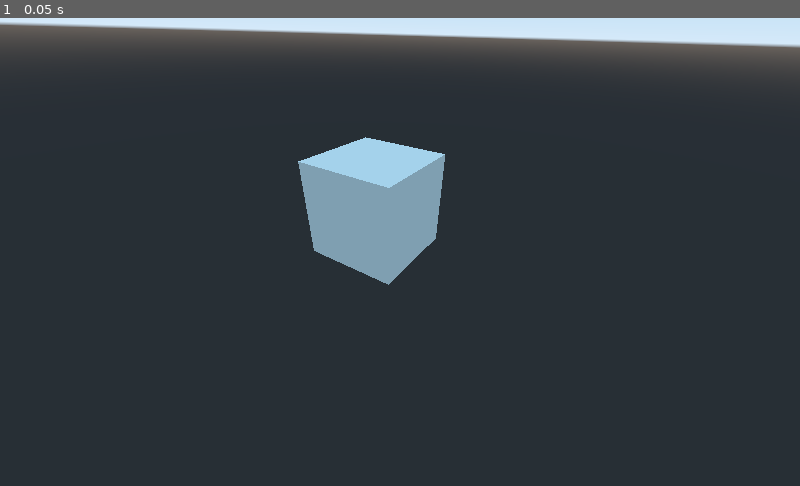
Above: before the commit, frame 1.
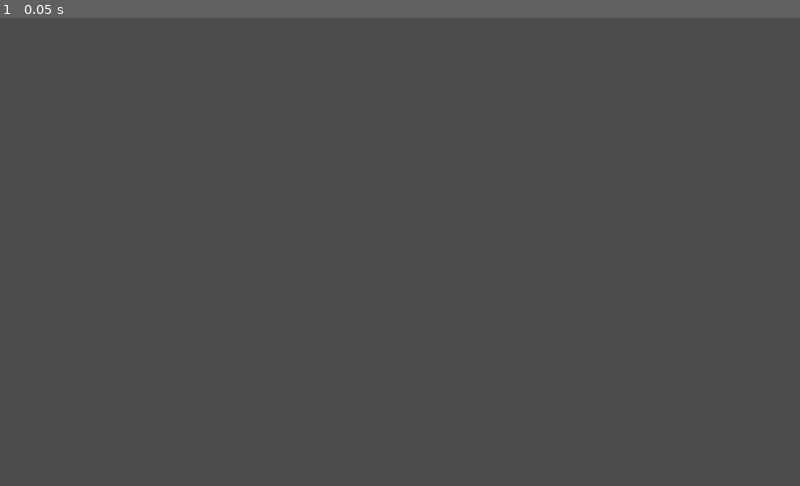
Above: after the commit, the same moment.

Repository: Marcin-sys/gameculling2
Game: Godot game, scene res://scenes/object_spawning_test.tscn
Two runs of this game, one before a commit and one after it. Both use one fixed random seed, a clock stepped at 60 frames per second and the inputs below.
Inputs:
- Up to frame 1 (0.05 s): no input

The runs differ from the first frame. In frame 1, 93% of the frame differs, in the area x 0-100%, y 0-100%.

Commit message:
Synchronization

Diff:
--- a/Gameculling/project.godot
+++ b/Gameculling/project.godot
@@ -18,7 +18,3 @@
 config/name="Gameculling"
 run/main_scene="res://scenes/object_spawning_test.tscn"
 config/icon="res://icon.png"
-
-[rendering]
-
-environment/default_environment="res://default_env.tres"
